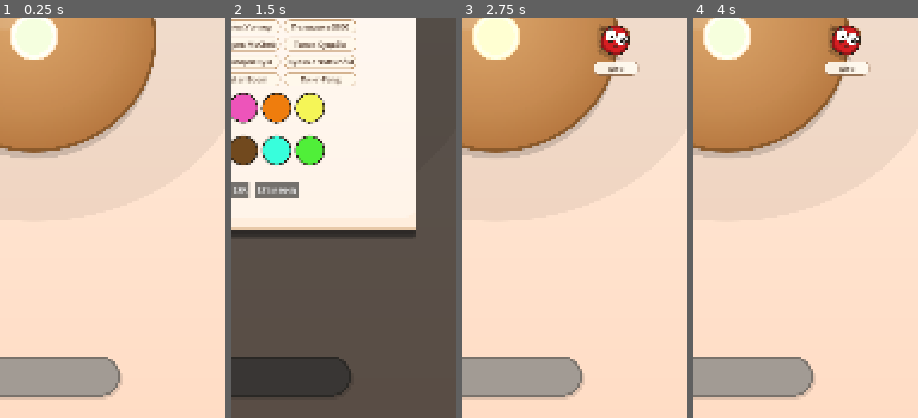
Above: before the commit, frames 1-4 (left to right).
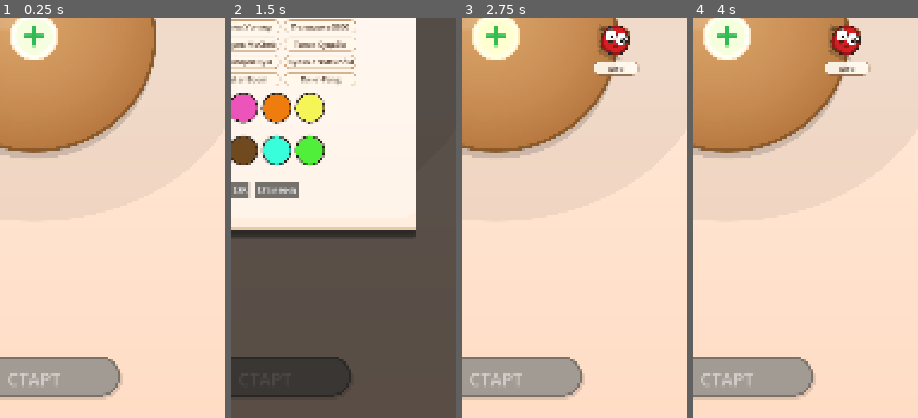
Above: after the commit, the same moments.

Repository: GGamezebo/GodBomb
Game: Godot game, scene res://main.tscn
Same seed, same stepped clock (60 frames per second), same inputs: the game is played once before the commit and once after it.
Inputs (mouse positions are % of the whole screen's width and height, from its top left):
- Up to frame 1 (0.25 s): no input
- Up to frame 2 (1.5 s): click (50, 50) at 0.5 s; click (50, 43) at 1.27 s; type "Alex" at 1.35 s
- Up to frame 3 (2.75 s): click "OK" at 2 s
- Up to frame 4 (4 s): click (62, 5) at 2.75 s; click "Закрыть" at 3.5 s
The pictures show only the part of the screen within x 42-92%, y 48-98%; the shares and areas given below are measured in that part.

The runs differ from the first frame. In frame 1, 0.5% of the frame differs, in the area x 3-27%, y 2-92%; in frame 2, less than 0.1%; in frame 3, 0.5%; in frame 4, 0.5%.

Commit message:
plus minus icons

Diff:
--- a/assets/party_kitchen/buttons/add_player.svg
+++ b/assets/party_kitchen/buttons/add_player.svg
@@ -3,5 +3,6 @@
   <ellipse cx="72" cy="78" rx="58" ry="14" fill="#000000" opacity="0.12"/>
   <circle cx="72" cy="68" r="56" fill="#FFFDF8" stroke="#E8D5C4" stroke-width="4"/>
   <circle cx="72" cy="68" r="44" fill="#2EAE55" opacity="0.15"/>
-  <text x="72" y="82" text-anchor="middle" font-family="Arial, sans-serif" font-size="56" font-weight="700" fill="#2EAE55">+</text>
+  <line x1="72" y1="48" x2="72" y2="88" stroke="#2EAE55" stroke-width="10" stroke-linecap="round"/>
+  <line x1="52" y1="68" x2="92" y2="68" stroke="#2EAE55" stroke-width="10" stroke-linecap="round"/>
 </svg>
--- a/assets/party_kitchen/buttons/remove_player.svg
+++ b/assets/party_kitchen/buttons/remove_player.svg
@@ -3,5 +3,5 @@
   <ellipse cx="72" cy="78" rx="58" ry="14" fill="#000000" opacity="0.12"/>
   <circle cx="72" cy="68" r="56" fill="#FFFDF8" stroke="#E8D5C4" stroke-width="4"/>
   <circle cx="72" cy="68" r="44" fill="#D64545" opacity="0.15"/>
-  <text x="72" y="82" text-anchor="middle" font-family="Arial, sans-serif" font-size="56" font-weight="700" fill="#D64545">−</text>
+  <line x1="52" y1="68" x2="92" y2="68" stroke="#D64545" stroke-width="10" stroke-linecap="round"/>
 </svg>
--- a/assets/party_kitchen/buttons/start_active.svg
+++ b/assets/party_kitchen/buttons/start_active.svg
@@ -2,5 +2,4 @@
 <svg xmlns="http://www.w3.org/2000/svg" viewBox="0 0 440 120" width="440" height="120">
   <rect x="8" y="14" width="424" height="92" rx="46" fill="#000000" opacity="0.12"/>
   <rect x="0" y="6" width="424" height="92" rx="46" fill="#FF6B4A" stroke="#C44E32" stroke-width="5"/>
-  <text x="212" y="64" text-anchor="middle" font-family="Arial, sans-serif" font-size="42" font-weight="700" fill="#FFFFFF">СТАРТ</text>
 </svg>
--- a/assets/party_kitchen/buttons/start_inactive.svg
+++ b/assets/party_kitchen/buttons/start_inactive.svg
@@ -2,5 +2,4 @@
 <svg xmlns="http://www.w3.org/2000/svg" viewBox="0 0 440 120" width="440" height="120">
   <rect x="8" y="14" width="424" height="92" rx="46" fill="#000000" opacity="0.12"/>
   <rect x="0" y="6" width="424" height="92" rx="46" fill="#B8B0A8" stroke="#8A827A" stroke-width="5"/>
-  <text x="212" y="64" text-anchor="middle" font-family="Arial, sans-serif" font-size="42" font-weight="700" fill="#F0EBE6">СТАРТ</text>
 </svg>
--- a/src/contexts/menu_context/menu_context.tscn
+++ b/src/contexts/menu_context/menu_context.tscn
@@ -109,6 +109,20 @@
 ignore_texture_size = true
 stretch_mode = 5
 
+[node name="StartLabel" type="Label" parent="StartButton"]
+layout_mode = 1
+anchors_preset = 15
+anchor_right = 1.0
+anchor_bottom = 1.0
+grow_horizontal = 2
+grow_vertical = 2
+mouse_filter = 2
+theme_override_colors/font_color = Color(1, 1, 1, 1)
+theme_override_font_sizes/font_size = 42
+text = "СТАРТ"
+horizontal_alignment = 1
+vertical_alignment = 1
+
 [node name="ModalLayer" type="CanvasLayer" parent="."]
 layer = 30
 
--- a/src/features/player_selection/player_selection_widget.gd
+++ b/src/features/player_selection/player_selection_widget.gd
@@ -52,6 +52,16 @@
 		edit_player_window.player_applied.connect(_on_player_applied_from_window)
 	_sync_edit_window_refs()
 	reload_from_account()
+	_apply_add_button_texture()
+
+
+func _apply_add_button_texture() -> void:
+	if not add_player_button:
+		return
+	if _is_remove_mode and remove_player_texture:
+		add_player_button.texture_normal = remove_player_texture
+	elif add_player_texture:
+		add_player_button.texture_normal = add_player_texture
 
 
 func _sync_edit_window_refs() -> void:
@@ -294,12 +304,15 @@
 		return
 	var count := account.get_players().size() if account else 0
 	var min_players := game_config.min_players if game_config else 2
+	var at_max := count >= game_config.max_players
+	add_player_button.visible = _is_remove_mode or not at_max
 	if _is_remove_mode:
 		add_player_button.disabled = count <= min_players_for_remove
 		_kill_add_pulse_tween()
 	else:
 		add_player_button.disabled = count >= game_config.max_players
 		_update_add_button_animation(count < min_players)
+	_apply_add_button_texture()
 
 
 func _update_start_button() -> void:
@@ -316,14 +329,19 @@
 		return
 	_kill_start_pulse_tween()
 	start_button.scale = Vector2.ONE
+	var label := start_button.get_node_or_null("StartLabel") as Label
 	if can_start:
 		start_button.modulate = Color(1.05, 1.02, 0.95, 1)
+		if label:
+			label.add_theme_color_override("font_color", Color(1, 1, 1, 1))
 		start_button.pivot_offset = start_button.size * 0.5
 		_start_pulse_tween = create_tween().set_loops()
 		_start_pulse_tween.tween_property(start_button, "scale", Vector2(1.05, 1.05), 0.5).set_trans(Tween.TRANS_SINE)
 		_start_pulse_tween.tween_property(start_button, "scale", Vector2.ONE, 0.5).set_trans(Tween.TRANS_SINE)
 	else:
 		start_button.modulate = Color(0.88, 0.88, 0.88, 1)
+		if label:
+			label.add_theme_color_override("font_color", Color(0.94, 0.92, 0.9, 1))
 
 
 func _update_add_button_animation(need_more_players: bool) -> void:
@@ -354,8 +372,6 @@
 
 func _set_remove_mode(enabled: bool) -> void:
 	_is_remove_mode = enabled
-	if add_player_button:
-		add_player_button.texture_normal = remove_player_texture if enabled else add_player_texture
 	if enabled:
 		_kill_add_pulse_tween()
 		menu_events.ev_player_move_begin.emit()
Not shown, changed: tools/generate_party_kitchen_assets.py
